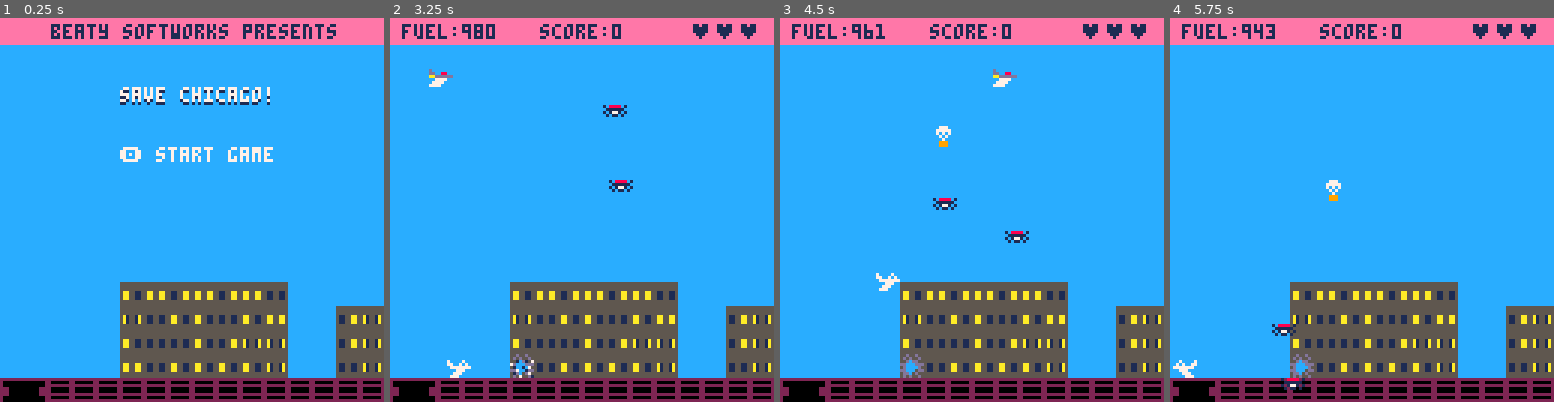
Above: before the commit, frames 1-4 (left to right).
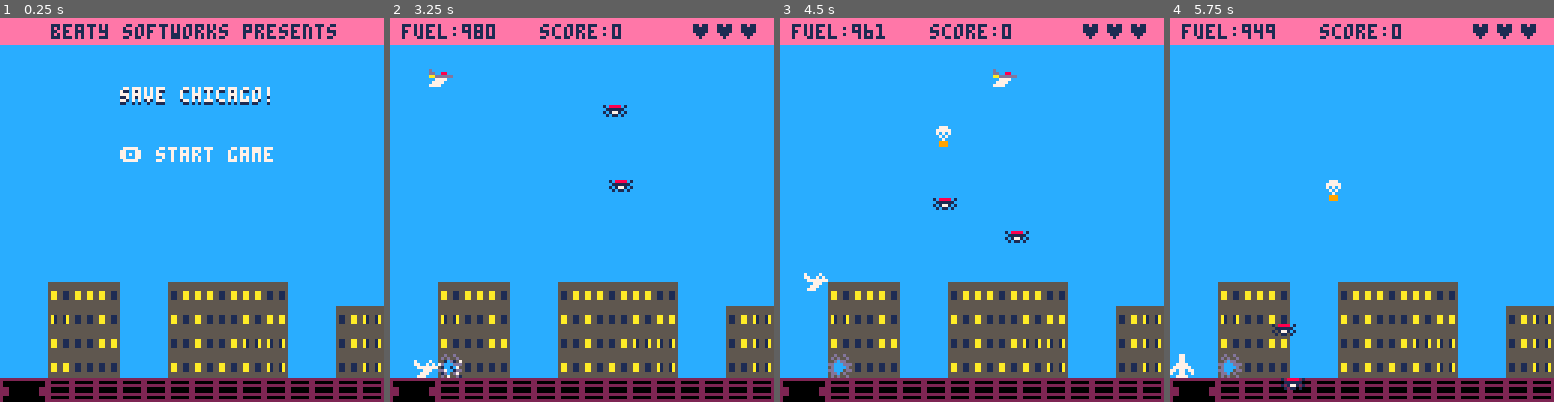
Above: after the commit, the same moments.

Repository: natebeaty/savepicoville
Game: PICO-8 cartridge savechicago.p8
The game is run twice, just before and just after one commit, with the same random seed, the same clock (stepped at 60 frames per second) and the same inputs.
Inputs:
- Up to frame 1 (0.25 s): no input
- Up to frame 2 (3.25 s): tap O (Z key) at 0.33, 0.7, 1.43, 2.22, 3.1 s; tap X (X key) at 1.07, 2.07, 2.4, 2.73, 3.07 s; hold Left 1.97-2.37 s; hold Down 2.42-2.82 s; hold Right from 2.87 s (still down)
- Up to frame 3 (4.5 s): tap X (X key) every 0.33 s from 3.4 to 4.4 s; release Right at 3.53 s; hold Up 3.58-4.08 s; tap O (Z key) at 3.98 s; hold Right from 4.13 s (still down)
- Up to frame 4 (5.75 s): release Right at 4.53 s; hold Down 4.58-5.08 s; tap X (X key) every 0.33 s from 4.73 to 5.73 s; tap O (Z key) at 4.87 s; hold Left from 5.13 s (still down)

The runs differ from the first frame. In frame 1, 7.8% of the frame differs, in the area x 12-44%, y 68-94%; in frame 2, 7.8%; in frame 3, 7.9%, in the area x 6-44%, y 66-94%; in frame 4, 7.7%.

Commit message:
better random buildings

Diff:
--- a/buildings.lua
+++ b/buildings.lua
@@ -11,12 +11,14 @@
 
   -- generate random buildings
   buildings={}
+  lastx=1
   for i=0,3 do
     building={
       rows={},
       width=flr(rnd(2))+2,
-      x=3+(i*3+flr(rnd(2)))
+      x=lastx
     }
+    lastx=lastx+building.width+(flr(rnd(3)))
     for n=1,flr(rnd(5)+3) do
       row={}
       for x=1,building.width do
